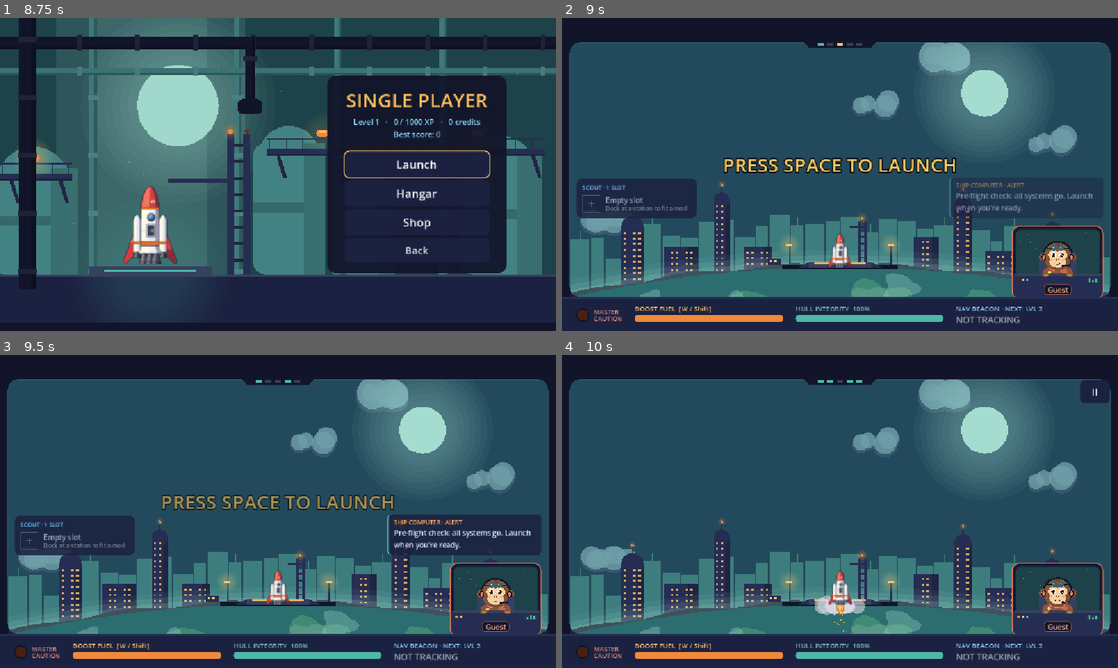
Above: before the commit, frames 1-4 (two rows, left to right).
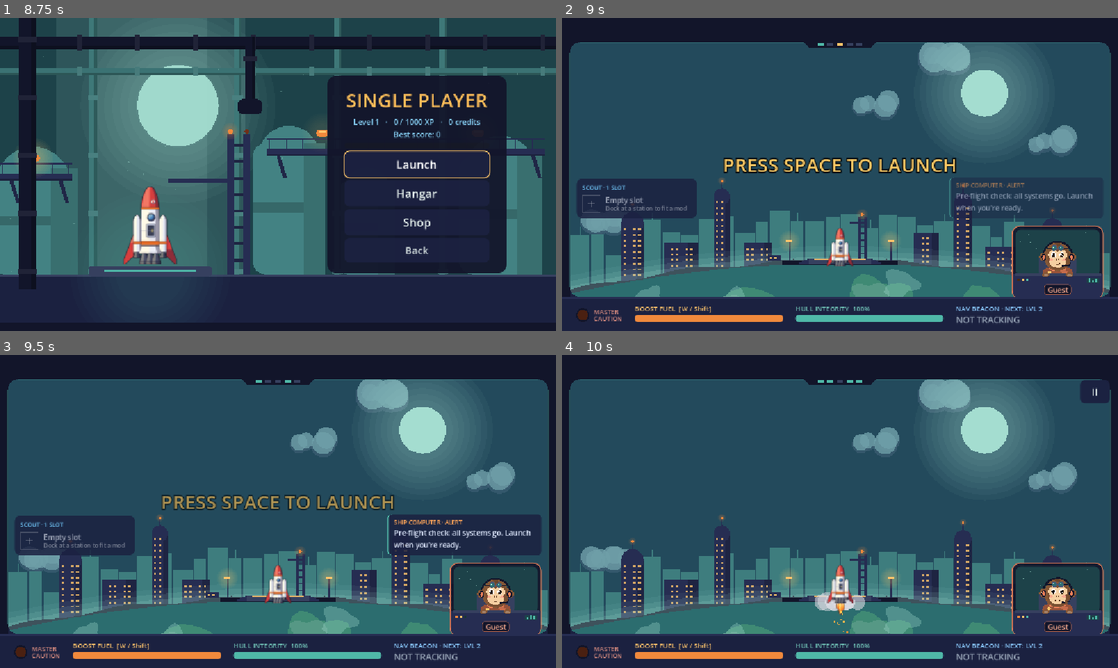
Above: after the commit, the same moments.

Repository: lukebelden/rocket-race
Game: Godot game, scene res://game.tscn
The game is run twice, just before and just after one commit, with the same random seed, the same clock (stepped at 60 frames per second) and the same inputs.
Inputs (mouse positions are in pixels of both pictures, inside the frame that each line leads up to):
- Up to frame 1 (8.75 s): click (316, 133) at 0.52 s; type "12" at 0.6 s; click (316, 155) at 0.75 s; type "12" at 0.83 s; click (316, 180) at 0.98 s; type "12" at 1.07 s; click "Play as Guest" at 1.25 s; click (177, 133) at 2.02 s; click (244, 133) at 2.77 s; click (311, 133) at 3.52 s; click (378, 133) at 4.27 s; click (211, 230) at 5.02 s; click (278, 230) at 5.77 s; click (344, 230) at 6.52 s; click "Let's Fly as Monkey!" at 7.25 s; click "Single Player" at 8 s
- Up to frame 2 (9 s): click "Launch" at 8.75 s
- Up to frame 3 (9.5 s): no input
- Up to frame 4 (10 s): tap Space (missile) at 9.5 s; move the mouse to (962, 495) at 9.52 s; hold Right (ui_right) from 9.53 s (still down); hold W (boost) from 9.53 s (still down); click (962, 495) at 9.67 s

Frame 1 is identical in both runs. In frame 2, 4.5% of the frame differs, in the area x 1-99%, y 51-90%; in frame 3, 4.5%; in frame 4, 4.7%.

Commit message:
Ship 10% bigger in flight
Co-Authored-By: Claude Opus 5.5 <noreply@anthropic.com>

Diff:
--- a/game.gd
+++ b/game.gd
@@ -5,7 +5,7 @@
 const Station := preload("res://station.gd")
 const Rocket := preload("res://rocket.gd")
 ## How big the player's rocket is drawn in flight (on top of the ship type's own size).
-const ROCKET_SCALE := 1.6
+const ROCKET_SCALE := 1.76
 const PlanetNode := preload("res://planet.gd")
 const StarLayer := preload("res://star_layer.gd")
 const ModInfo := preload("res://mods.gd")
